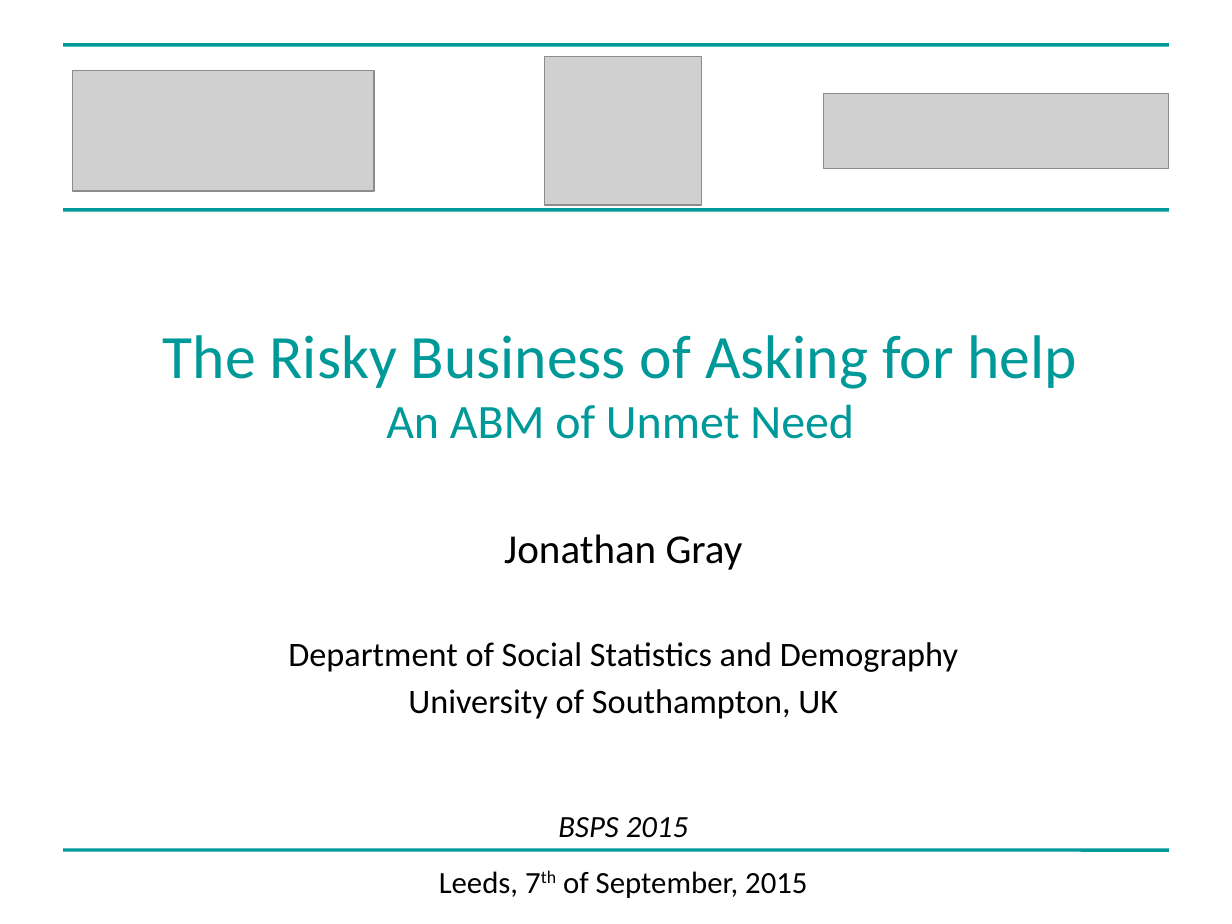
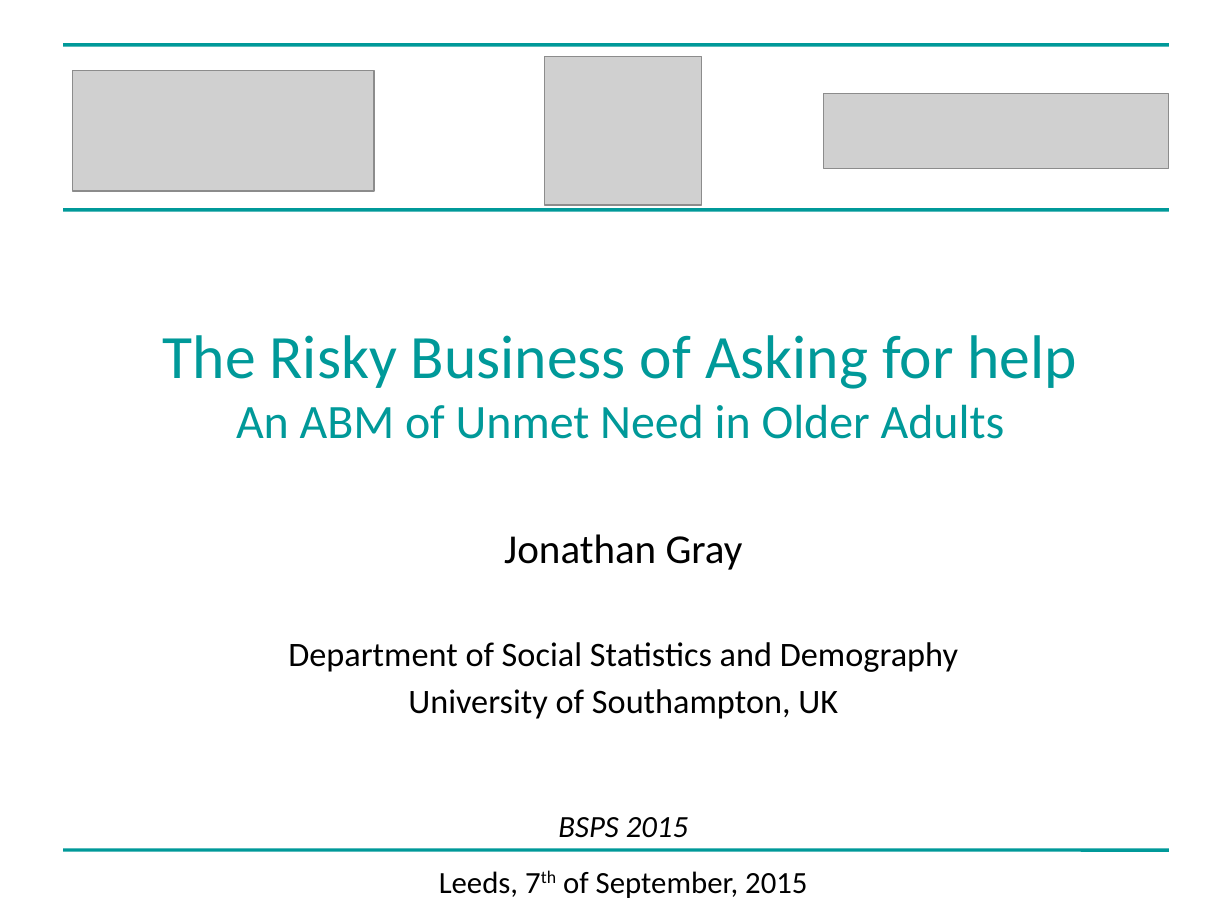
Before and after one commit to greenape/bsps2015, a slide deck: slide 1 of presentation/risky_aging_bsps.ppt. Drawn at 1232x924 pixels with LibreOffice and Linux fonts; fonts in the diff are those of the drawing; grey boxes stand for pictures. Boxes give left, top, right and bottom in pixels: in the first picture for what was removed or moved away, otherwise in the second. Text is boxed around its words. In the diff, an @@ line names an element or a change of style, - is before the commit and + after.

```diff
--- a/presentation/risky_aging_bsps.ppt
+++ b/presentation/risky_aging_bsps.ppt
@@ title at [163,335,1076,439]: text changed @@
-The Risky Business of Asking for help
-An ABM of Unmet Need
+The Risky Business of Asking for help
+An ABM of Unmet Need in Older Adults
```
Also in this commit, not shown: 2 other slides changed.
